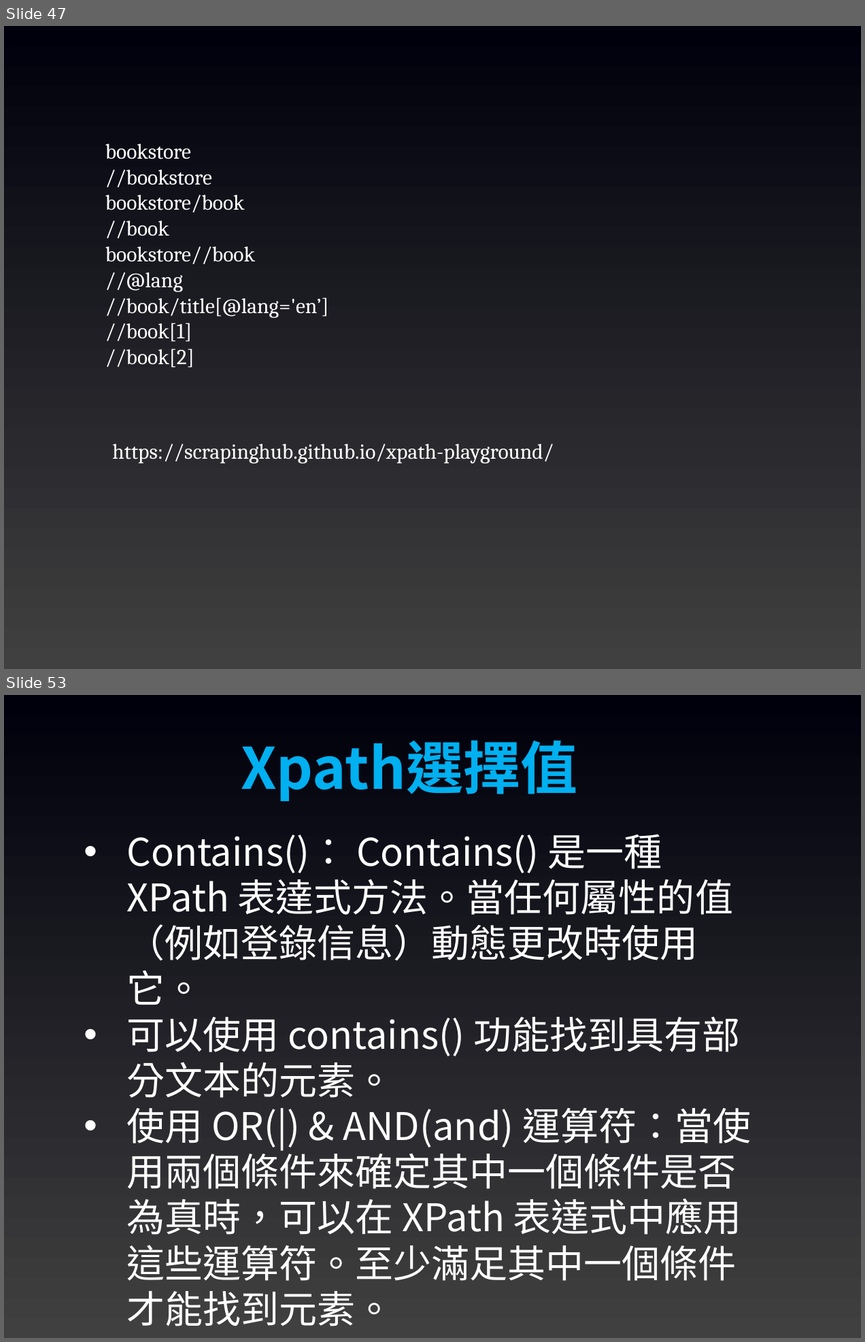
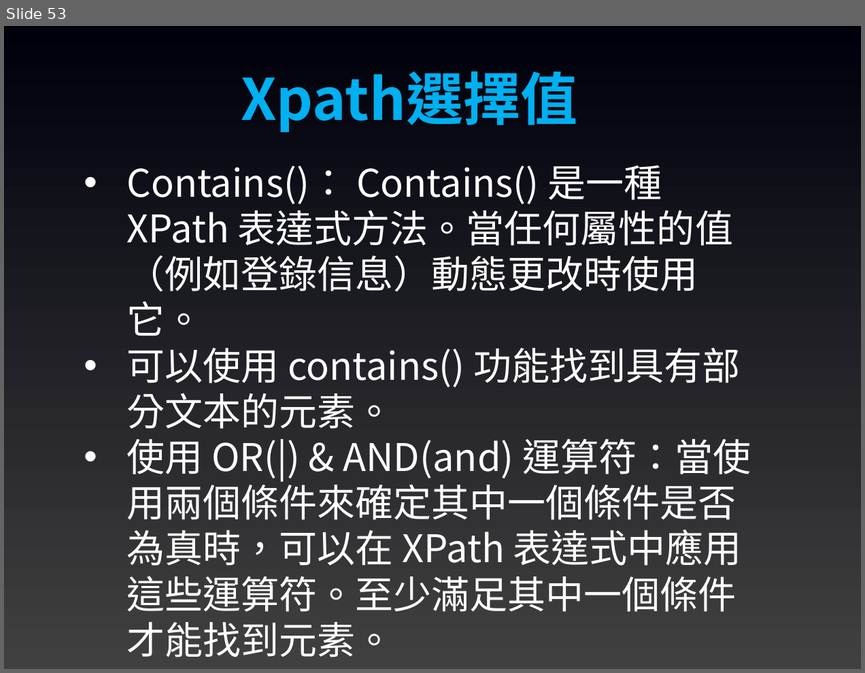
Before and after one commit to joshhu/mustwebcrawler2023, a slide deck: 03.pptx. Shown one above the other, each under a label of ours: slides 47 and 53 before the commit, slide 53 after it; the slides between them are not shown. The pictures are 865x1342 and 865x673 pixels, drawn with LibreOffice and Linux fonts; fonts in the diff are those of the drawing. Boxes give left, top, right and bottom in pixels: in the first picture for what was removed or moved away, otherwise in the second. Text is boxed around its words. In the diff, an @@ line names an element or a change of style, - is before the commit and + after.

```diff
--- a/03.pptx
+++ b/03.pptx
@@ slide 47 removed at (4,26,861,669), background gradient #404040 to #00000C @@
@@ text removed at (105,144,329,367) @@
-bookstore
-//bookstore
-bookstore/book
-//book
-bookstore//book
-//@lang
-//book/title[@lang='en’]
-//book[1]
-//book[2]
@@ text removed at (112,444,553,463) @@
-https://scrapinghub.github.io/xpath-playground/
```
Also in this commit, not shown: 45 slides changed, 1 slide added.
